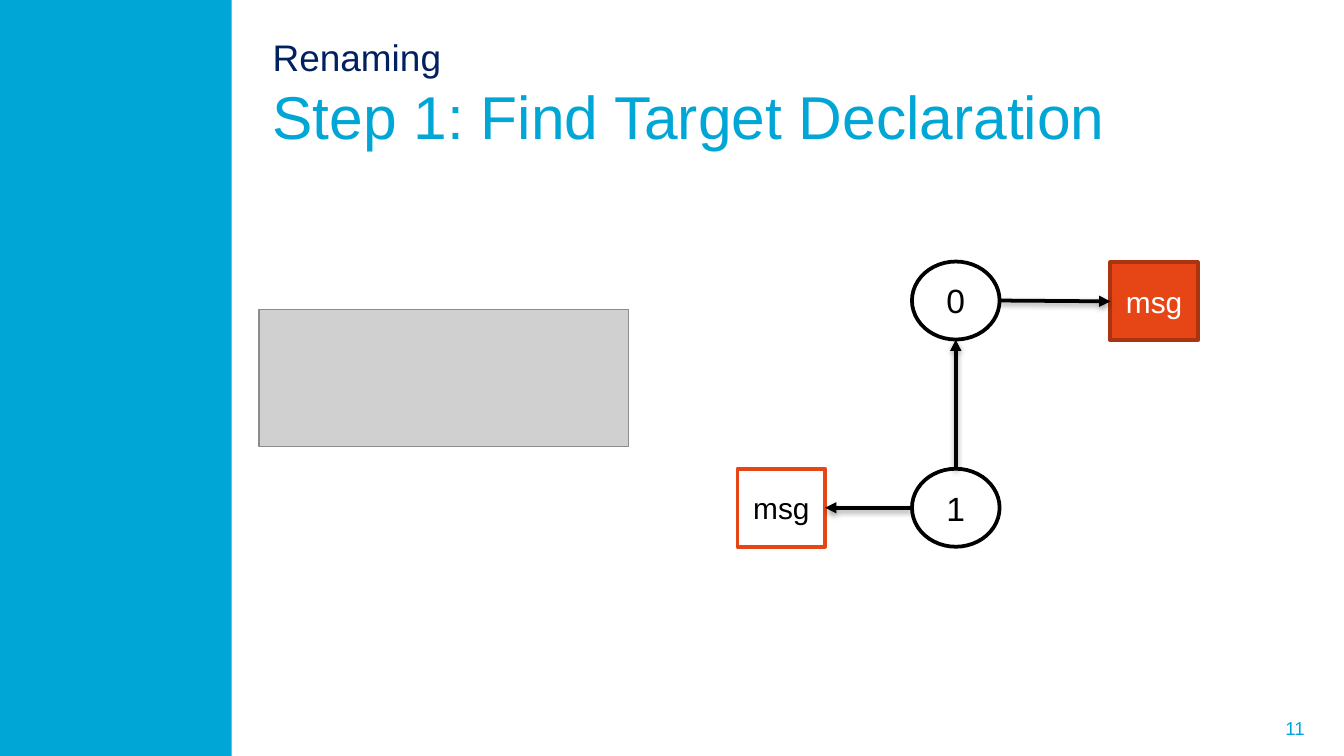
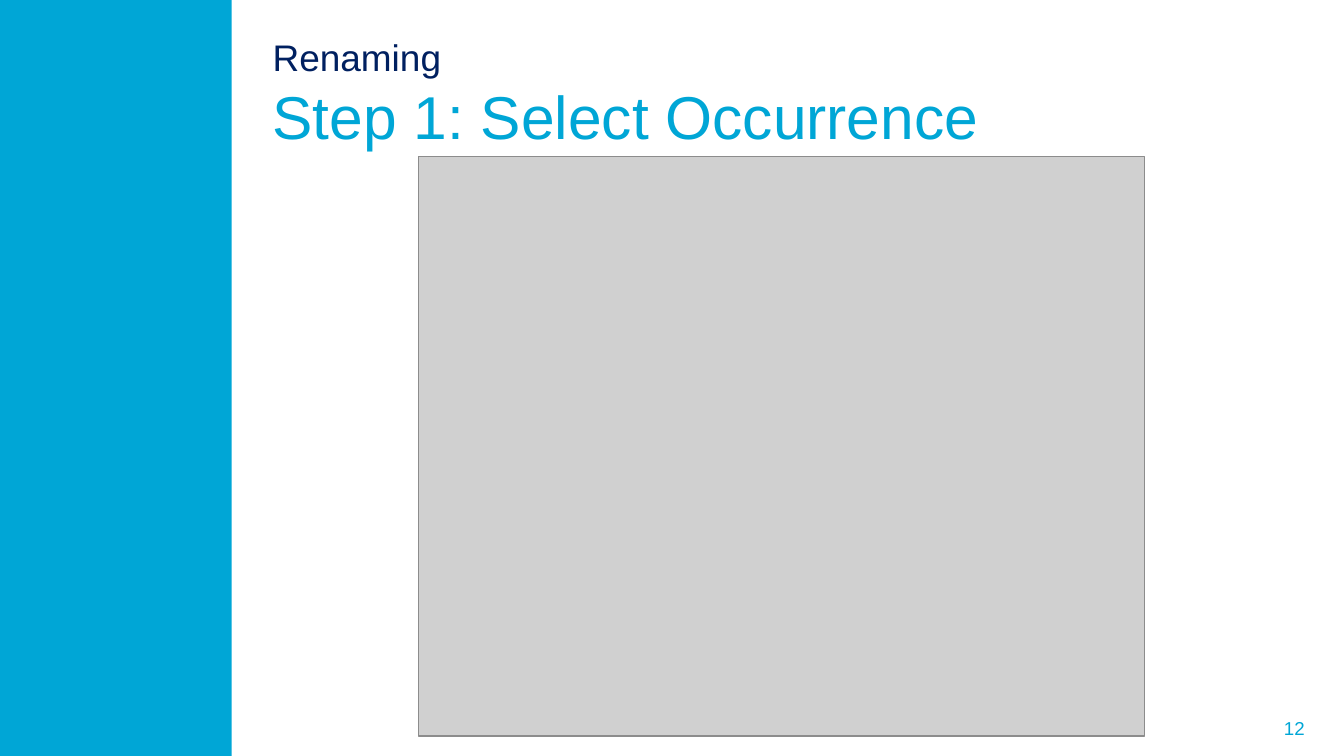
Before and after one commit to ProMisDev/metaborg-tiger, a slide deck: slide 12 of presentation/Misteli_Refactoring_in_Spoofax.pptx (slide 11 before the commit). Drawn at 1344x756 pixels with LibreOffice and Linux fonts; fonts in the diff are those of the drawing; grey boxes stand for pictures; background and template pictures are left out. Boxes give left, top, right and bottom in pixels: in the first picture for what was removed or moved away, otherwise in the second. Text is boxed around its words. In the diff, an @@ line names an element or a change of style, - is before the commit and + after.

```diff
--- a/presentation/Misteli_Refactoring_in_Spoofax.pptx
+++ b/presentation/Misteli_Refactoring_in_Spoofax.pptx
@@ title at bbox=[273, 44, 979, 150]: text changed @@
-Renaming
-Step 1: Find Target Declaration
+Renaming
+Step 1: Select Occurrence
@@ picture added at bbox=[418, 156, 1144, 735] @@
@@ ellipse removed at bbox=[913, 262, 1000, 340] @@
-0
@@ rectangle removed at bbox=[1110, 262, 1198, 340] @@
-msg
@@ picture removed at bbox=[259, 309, 629, 446] @@
@@ arrow removed from (1000, 301) to (1110, 301) @@
@@ arrow removed from (956, 469) to (956, 340) @@
@@ rectangle removed at bbox=[738, 469, 825, 547] @@
-msg
@@ ellipse removed at bbox=[913, 469, 1000, 547] @@
-1
@@ arrow removed from (913, 508) to (825, 508) @@
@@ page number at bbox=[1284, 722, 1305, 735]: text changed @@
-11
+12
```
Also in this commit, not shown: 2 other slides changed, 5 slides added, 1 slide removed, 1 other file.
